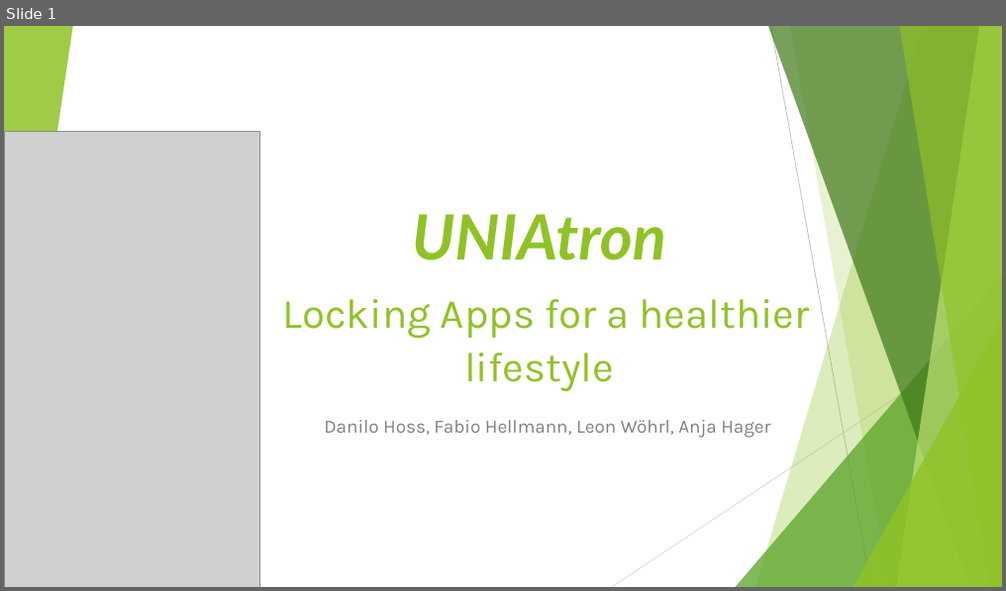
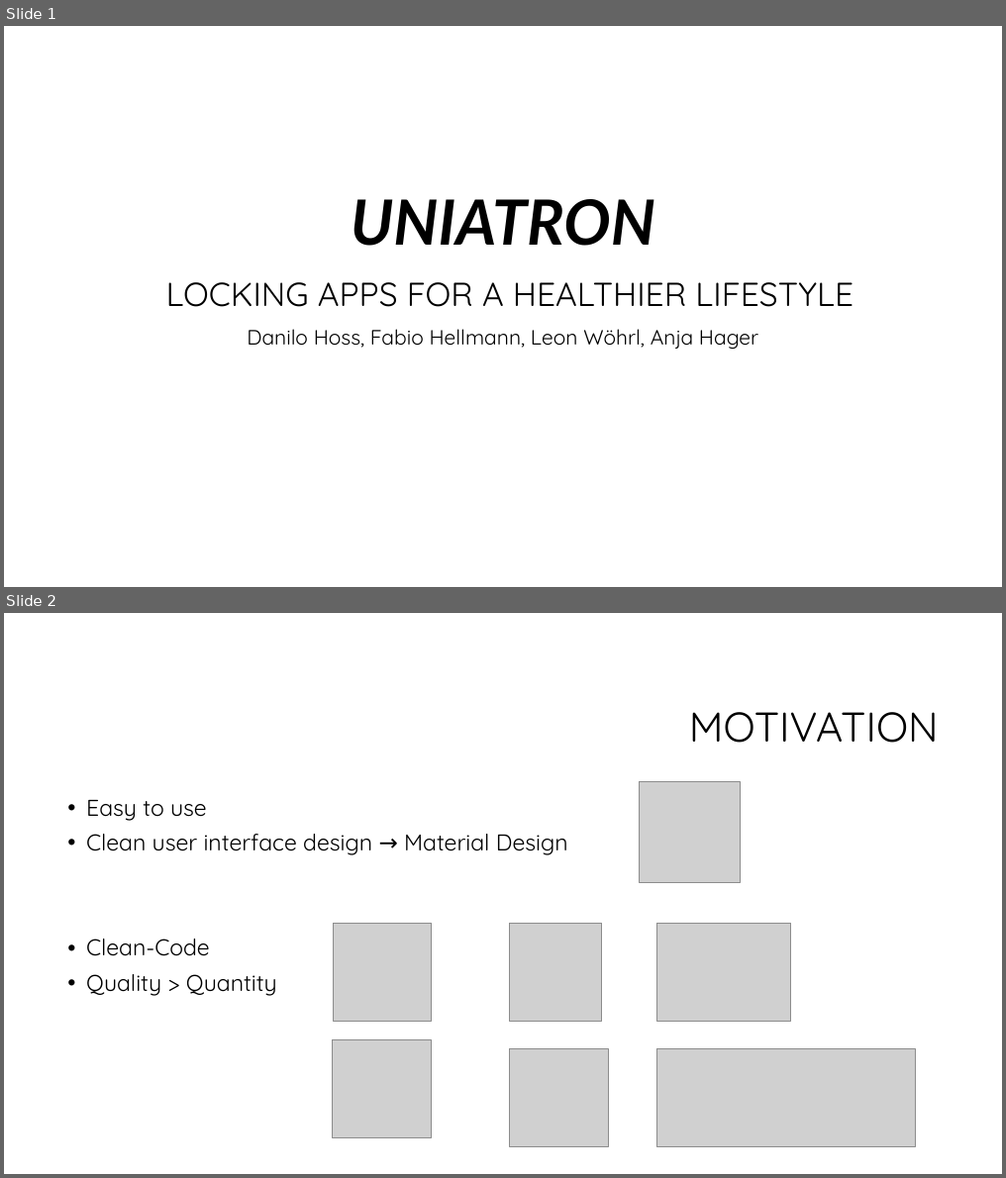
Before and after one commit to FHellmann/Uniatron, a slide deck: doc/Presentation/Uniatron-Presentation1207.pptx. Shown one above the other, each under a label of ours: slide 1 before the commit, slides 1 and 2 after it. The pictures are 1006x591 and 1006x1178 pixels, drawn with LibreOffice and Linux fonts; fonts in the diff are those of the drawing; grey boxes stand for pictures; background and template pictures are left out. Boxes give left, top, right and bottom in pixels: in the first picture for what was removed or moved away, otherwise in the second. Text is boxed around its words. In the diff, an @@ line names an element or a change of style, - is before the commit and + after.

```diff
--- a/doc/Presentation/Uniatron-Presentation1207.pptx
+++ b/doc/Presentation/Uniatron-Presentation1207.pptx
@@ slide 2 added at bbox=[4, 613, 1002, 1174], background #FFFFFF @@
@@ title added at bbox=[689, 712, 939, 743], 40 pt, text #000000 @@
+MOTIVATION
@@ picture added at bbox=[639, 781, 740, 882] @@
@@ text added at bbox=[86, 800, 568, 996], 22 pt, text #000000 @@
+• Easy to use
+• Clean user interface design → Material Design
+• Clean-Code
+• Quality > Quantity
@@ picture added at bbox=[334, 923, 432, 1021] @@
@@ picture added at bbox=[510, 923, 602, 1021] @@
@@ picture added at bbox=[656, 923, 791, 1021] @@
@@ picture added at bbox=[333, 1040, 433, 1138] @@
@@ picture added at bbox=[510, 1049, 608, 1147] @@
@@ picture added at bbox=[656, 1049, 915, 1147] @@
@@ slide 1 changed as well @@
@@ group removed at bbox=[4, 26, 1002, 587]: 5 freeform shapes, 3 triangles, 2 lines @@
@@ picture removed at bbox=[4, 132, 260, 587] @@
@@ title at bbox=[166, 199, 853, 307]: text changed; size 40 to 32 pt; font Karla to Quicksand; text colour #90C226 to #000000 @@
-UNIAtron
-Locking Apps for a healthier lifestyle
+UNIATRON
+LOCKING APPS FOR A HEALTHIER LIFESTYLE
@@ subtitle "Danilo Hoss, Fabio Hellmann, Leon ...": place and size @@
-subtitle "Danilo Hoss, Fabio Hellmann, Leon ..." at bbox=[324, 420, 770, 438]
+subtitle "Danilo Hoss, Fabio Hellmann, Leon ..." at bbox=[247, 329, 758, 349]
@@ subtitle "Danilo Hoss, Fabio Hellmann, Leon ..." at bbox=[247, 329, 758, 349]: size 18 to 20 pt, font Karla to Quicksand, text colour #808080 to #000000; alignment right to centre; line spacing 1 to 0.9 @@
```
Also in this commit, not shown: 1 other slide changed, 3 other slides added, 8 slides removed.
